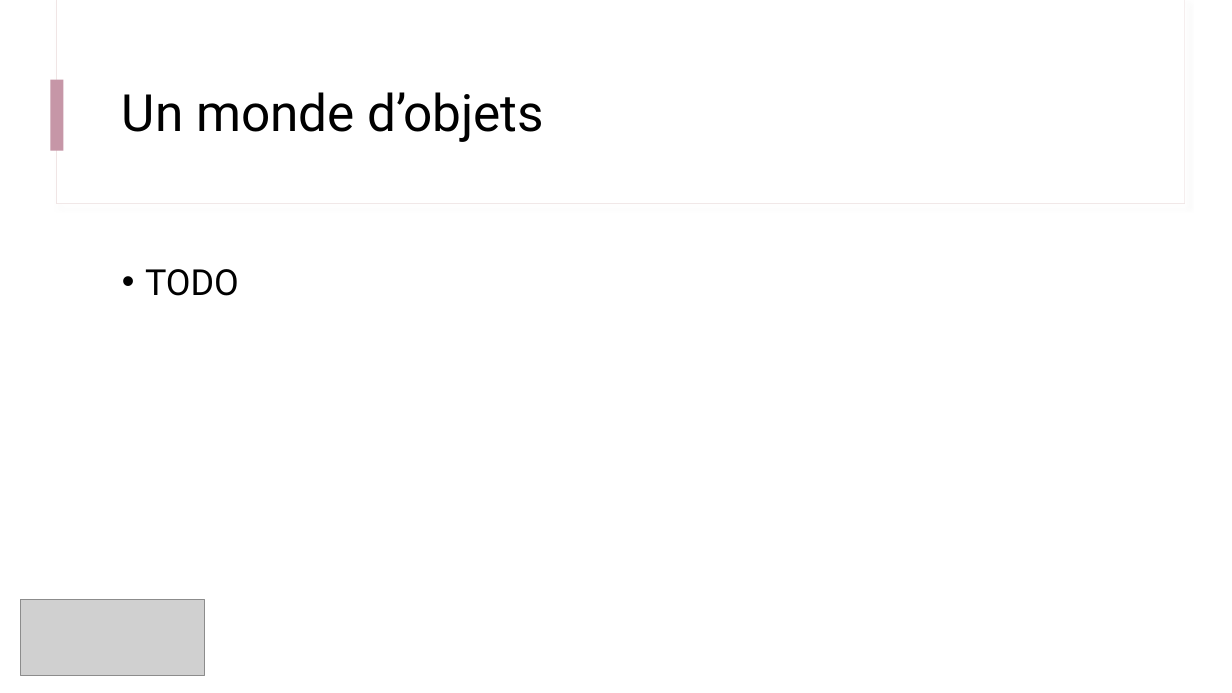
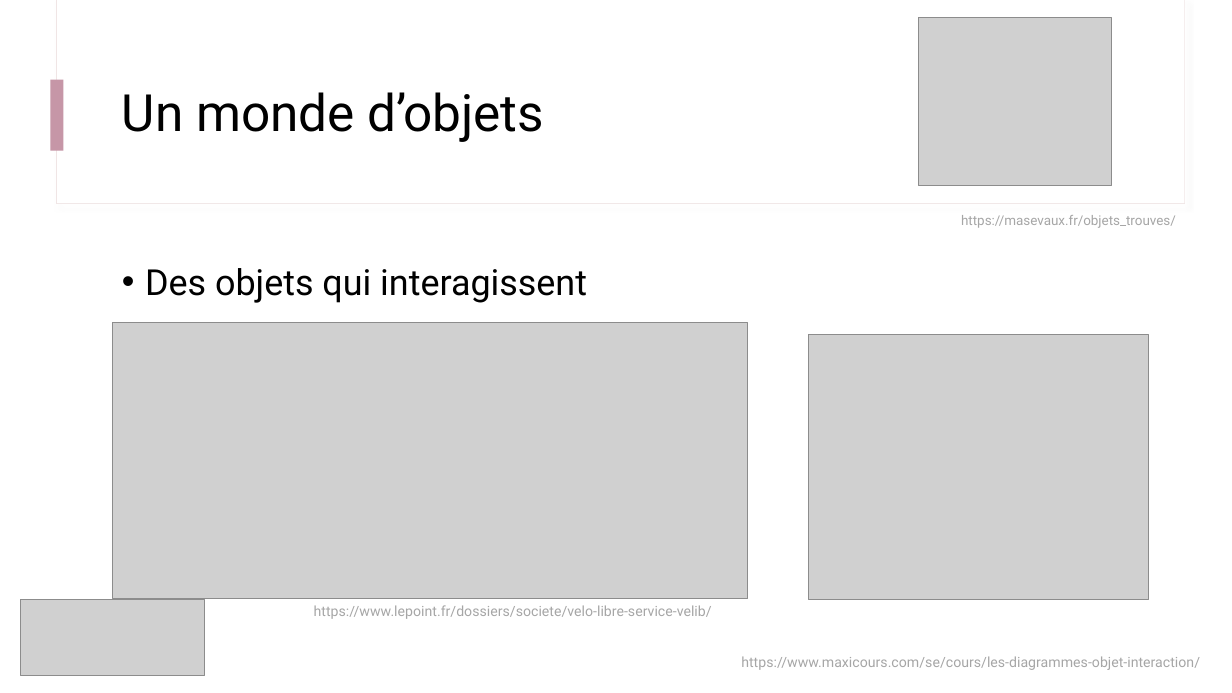
Before and after one commit to IOGS-Digital-Methods/semester-5, a slide deck: slide 2 of ONIP/onip_b1_methodes_numeriques/seance4_classes/B1_3_Classes_et_objets.pptx. Drawn at 1232x693 pixels with LibreOffice and Linux fonts; fonts in the diff are those of the drawing; grey boxes stand for pictures. Boxes give left, top, right and bottom in pixels: in the first picture for what was removed or moved away, otherwise in the second. Text is boxed around its words. In the diff, an @@ line names an element or a change of style, - is before the commit and + after.

Commit message:
Update ONIP Bloc 1 - Classes et Objets - Final Version

```diff
--- a/ONIP/onip_b1_methodes_numeriques/seance4_classes/B1_3_Classes_et_objets.pptx
+++ b/ONIP/onip_b1_methodes_numeriques/seance4_classes/B1_3_Classes_et_objets.pptx
@@ picture added at bbox=[919, 18, 1111, 186] @@
@@ text added at bbox=[961, 215, 1176, 228], 10.5 pt, text #A6A6A6 @@
+https://masevaux.fr/objets_trouves/
@@ text at bbox=[145, 268, 587, 303]: text changed @@
-• TODO
+• Des objets qui interagissent
@@ picture added at bbox=[113, 323, 749, 599] @@
@@ picture added at bbox=[809, 335, 1149, 600] @@
@@ text added at bbox=[314, 605, 712, 619], 11 pt, text #A6A6A6 @@
+https://www.lepoint.fr/dossiers/societe/velo-libre-service-velib/
@@ text added at bbox=[741, 656, 1200, 670], 11 pt, text #A6A6A6 @@
+https://www.maxicours.com/se/cours/les-diagrammes-objet-interaction/
```
Also in this commit, not shown: 1 other slide changed, 1 other file.
